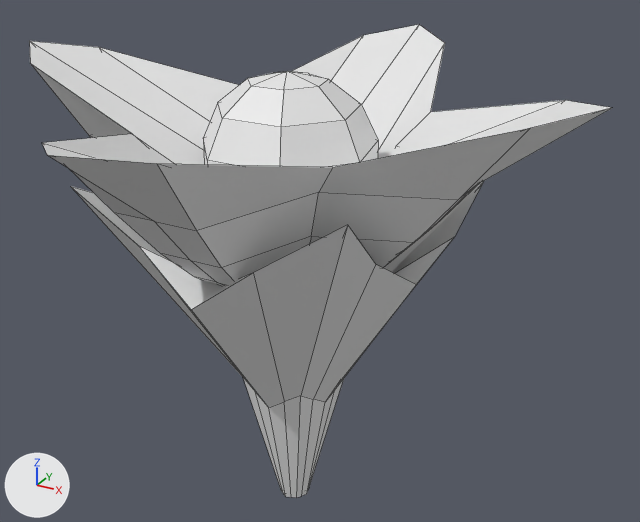
The FBX model Assets/3D Models/flor.fbx, before and after one commit.
One viewpoint serves both versions: a camera (50 mm lens) standing at (4.11, -6.87, 4.05) and looking at (0.14, 0.36, 0.44). The axes (+X, +Y, +Z) are drawn at lower left. The lights are the same throughout. Mesh edges are drawn as thin lines. Where no turn or scale is listed for an object, it has been applied to the vertices.

The older version as bpy lines, for what is in view:
```python
me_cube = bpy.data.meshes.new('Cube')
me_cube.from_pydata(...)  # 66 vertices, 64 faces; spans x -1.53..1.48, y -1.48..1.6, z -1.79..2.07
me_cube.materials.append(mat_material)  # white #e7e7e7
me_cube_001 = bpy.data.meshes.new('Cube.001')
me_cube_001.from_pydata(...)  # 98 vertices, 96 faces; spans x -3.18..2.86, y -2.96..3.01, z -1.11..0.77
me_sphere = bpy.data.meshes.new('Sphere')
me_sphere.from_pydata(...)  # a UV sphere (7 segments, 7 rings, poles along z) spanning x -0.95..0.95, y -0.88..0.97, z -1.0..1.0
ob_cube = bpy.data.objects.new('Cube', me_cube)
ob_cube.location = (0.0, 0.0, -0.4)
ob_cube_001 = bpy.data.objects.new('Cube.001', me_cube_001)
ob_cube_001.location = (0.0, 0.0, 1.64)
ob_sphere = bpy.data.objects.new('Sphere', me_sphere)
ob_sphere.location = (0.0, 0.0, 1.54)
ob_sphere.scale = (0.876, 0.876, 0.876)
```
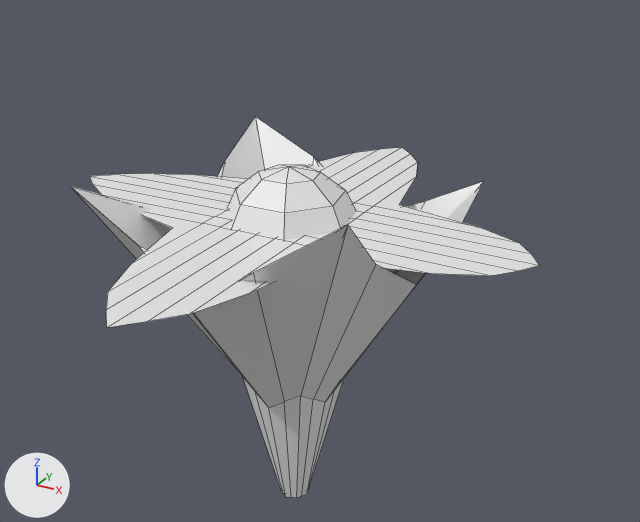
The newer file is also rescaled (x1.259), turned or shifted as a whole; pictures and numbers use the older file's frame.

Location of each change, (x1, y1, x2, y2) in pixels of the pictures (640 x 522 px):
'Cube.001', deleted: before (29, 25, 611, 286)
'Plane', added: after (90, 147, 540, 328)
'Sphere', moved, rescaled (26% narrower, 22% shorter): before (203, 71, 378, 167); after (227, 165, 356, 240)

The change in detail:
Mesh me_plane is new.
It has 81 vertices, 64 faces and spans x -2.53..2.44, y -2.61..2.65, z -0.64..-0.62.
Object 'Cube.001' (ob_cube_001) is deleted.
Object 'Sphere' (ob_sphere) moves from (0.0, 0.0, 1.54) to (0.0, 0.0, 0.82).
Object 'Sphere' (ob_sphere) is rescaled from (0.876, 0.876, 0.876) to (0.696, 0.696, 0.696).
Object 'Plane' (ob_plane) is new; it shows me_plane.
Its location is (0.0, 0.0, 1.66).
